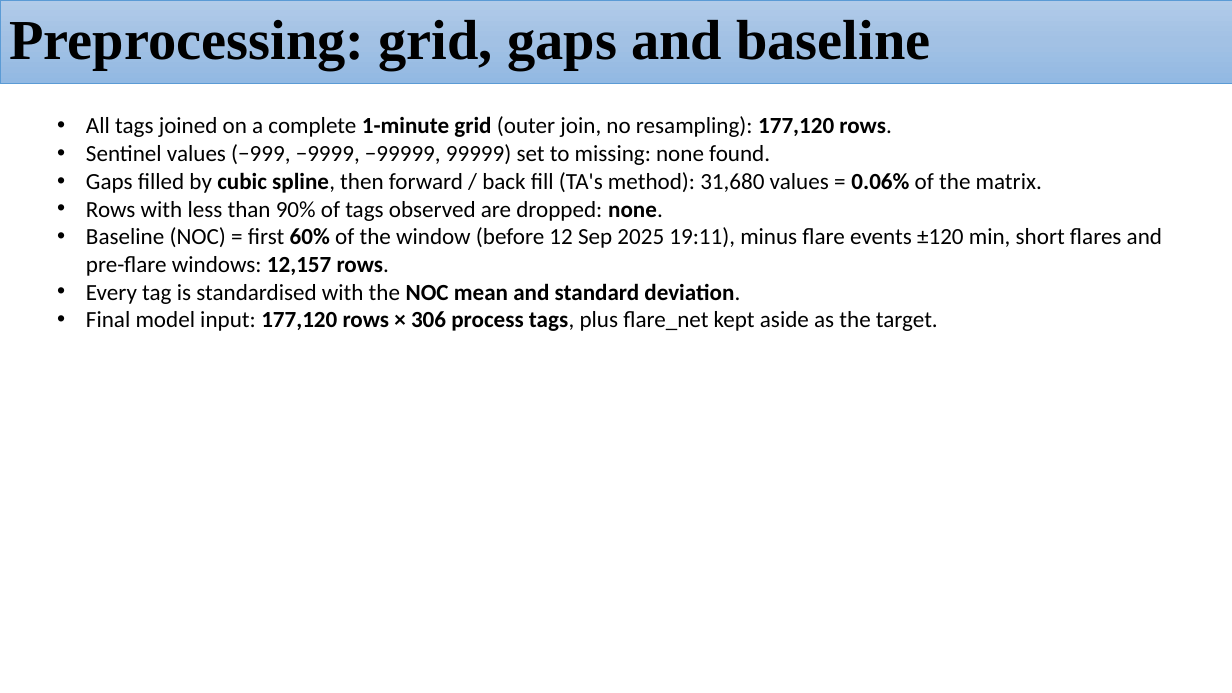
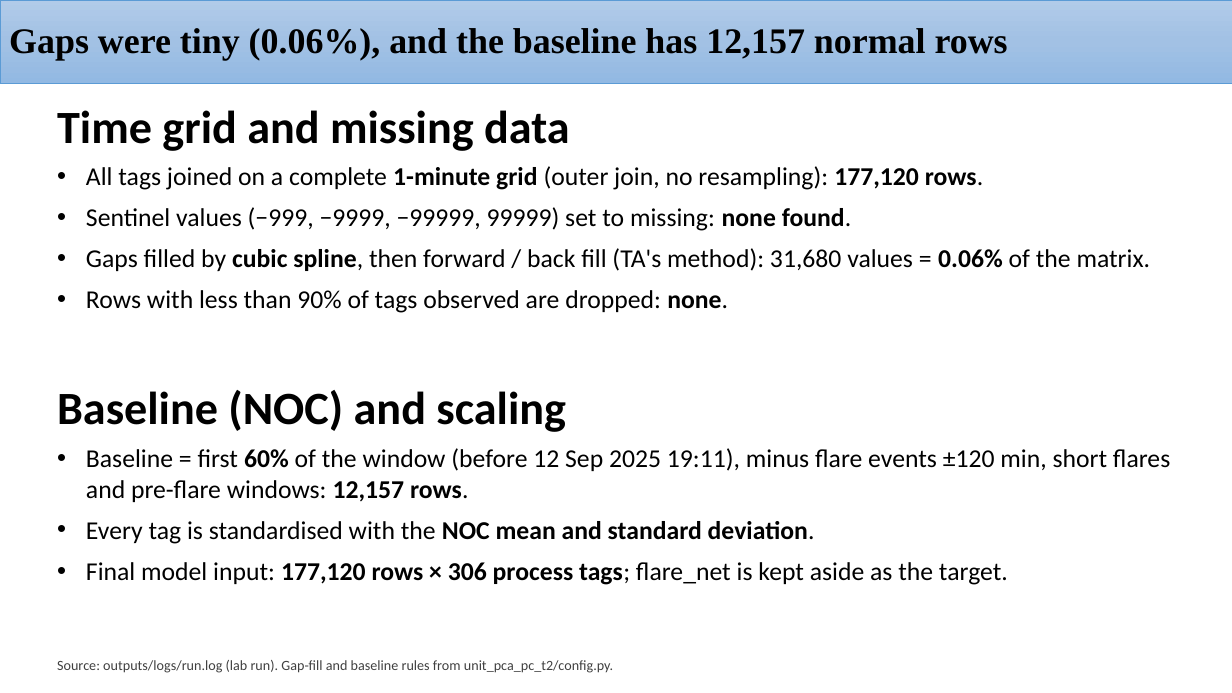
Before and after one commit to H-N-Chavda/Root-Cause-Detection, a slide deck: slide 7 of presentations/week10/HPCL Project_05112026_flare_RCA.pptx. Drawn at 1232x693 pixels with LibreOffice and Linux fonts; fonts in the diff are those of the drawing. Boxes give left, top, right and bottom in pixels: in the first picture for what was removed or moved away, otherwise in the second. Text is boxed around its words. In the diff, an @@ line names an element or a change of style, - is before the commit and + after.

```diff
--- a/presentations/week10/HPCL Project_05112026_flare_RCA.pptx
+++ b/presentations/week10/HPCL Project_05112026_flare_RCA.pptx
@@ title at [9,28,1008,60]: text changed; size 44 to 28 pt @@
-Preprocessing: grid, gaps and baseline
+Gaps were tiny (0.06%), and the baseline has 12,157 normal rows
@@ text "Time grid and missing data": place and size @@
-text "Time grid and missing data" at [86,116,1162,331]
+text "Time grid and missing data" at [57,110,1151,313]
@@ text at [57,110,570,151]: paragraph added @@
+Time grid and missing data
@@ text at [86,166,1151,313]: size 18 to 20 pt; bold on in "none found."; more space between paragraphs @@
@@ text at [86,227,1162,331]: paragraphs removed @@
-• Baseline (NOC) = first 60% of the window (before 12 Sep 2025 19:11), minus flare events ±120 min, short flares and pre-flare windows: 12,157 rows.
-• Every tag is standardised with the NOC mean and standard deviation.
-• Final model input: 177,120 rows × 306 process tags, plus flare_net kept aside as the target.
@@ text added at [57,390,1170,585], 20 pt, text #000000 @@
+Baseline (NOC) and scaling
+• Baseline = first 60% of the window (before 12 Sep 2025 19:11), minus flare events ±120 min, short flares and pre-flare windows: 12,157 rows.
+• Every tag is standardised with the NOC mean and standard deviation.
+• Final model input: 177,120 rows × 306 process tags; flare_net is kept aside as the target.
@@ text added at [57,660,613,673], 11 pt, text #404040 @@
+Source: outputs/logs/run.log (lab run). Gap-fill and baseline rules from unit_pca_pc_t2/config.py.
```
Also in this commit, not shown: 20 other slides changed, 2 slides added, 1 slide removed, 3 other files.
